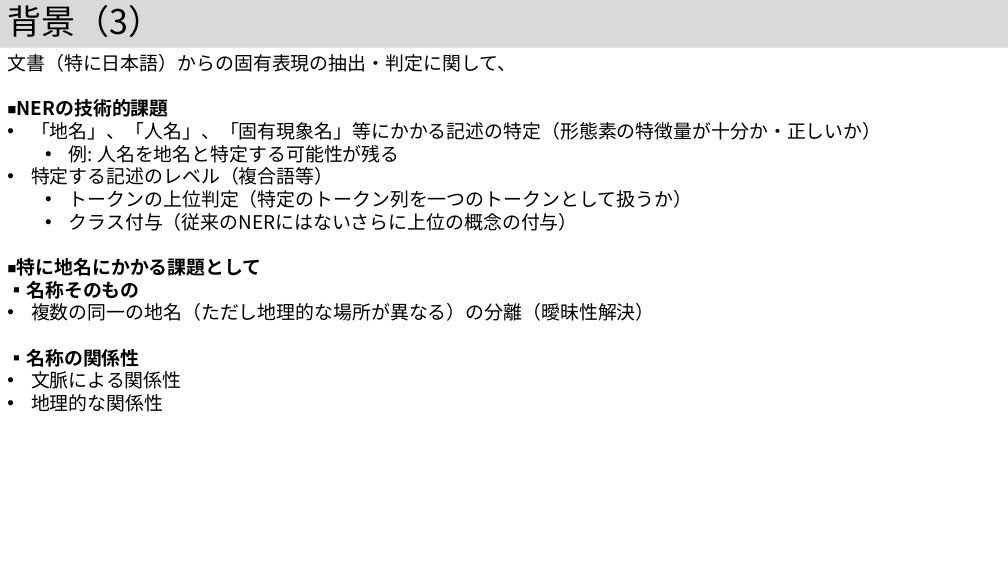
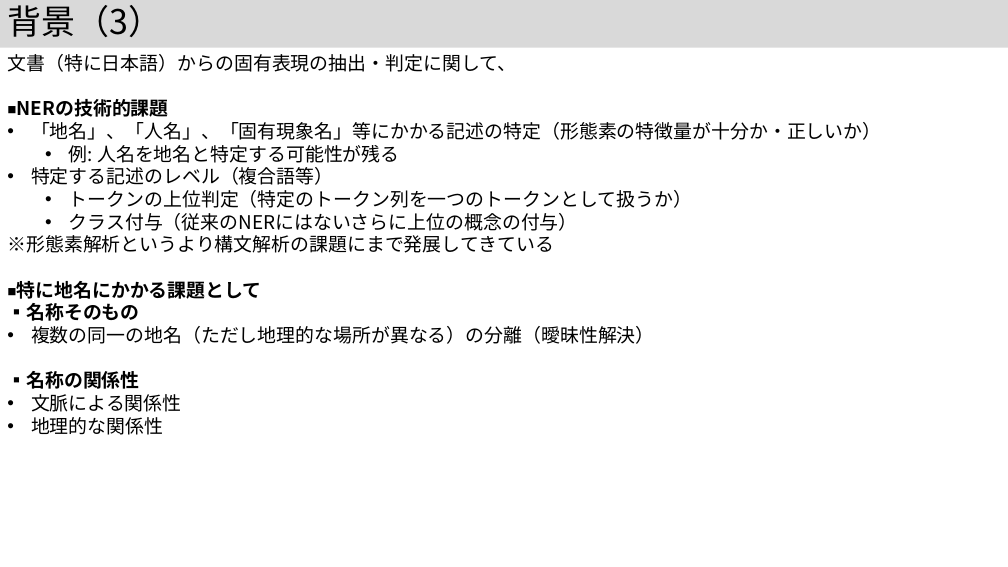
Before and after one commit to kouamano/nihongo-region-name-extract, a slide deck: slide 4 of jsik2026taikai.pptx. Drawn at 1008x567 pixels with LibreOffice and Linux fonts; fonts in the diff are those of the drawing. Boxes give left, top, right and bottom in pixels: in the first picture for what was removed or moved away, otherwise in the second. Text is boxed around its words. In the diff, an @@ line names an element or a change of style, - is before the commit and + after.

```diff
--- a/jsik2026taikai.pptx
+++ b/jsik2026taikai.pptx
@@ text at (7,235,554,253): paragraph added @@
+※形態素解析というより構文解析の課題にまで発展してきている
```
Also in this commit, not shown: 7 other slides changed, 2 slides added, 1 slide removed.
